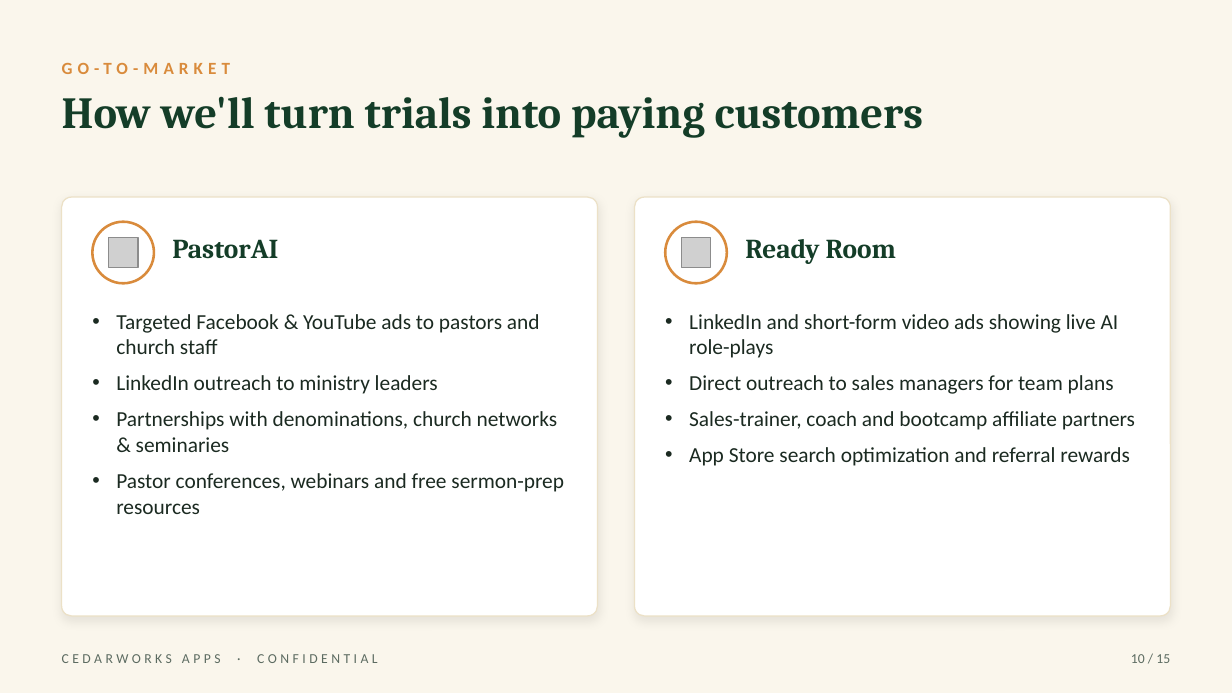
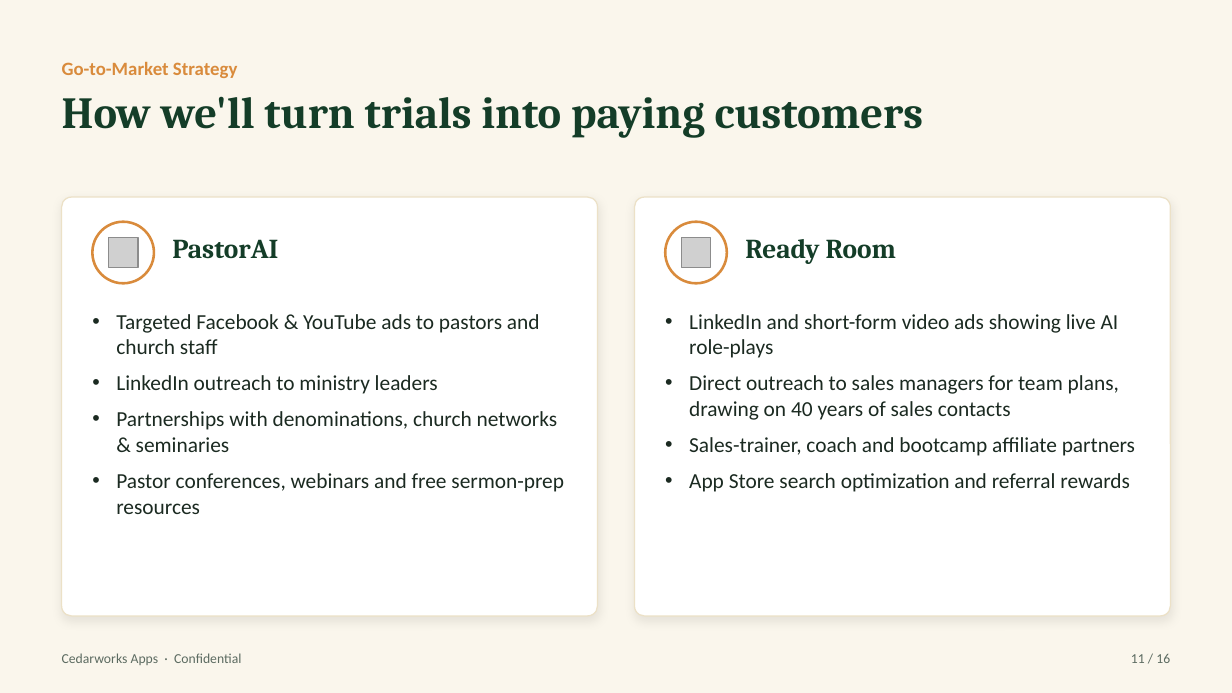
Before and after one commit to Pastorai1/Cedarworksapps, a slide deck: slide 11 of pitch-deck/Cedarworks-Apps-Pitch-Deck.pptx (slide 10 before the commit). Drawn at 1232x693 pixels with LibreOffice and Linux fonts; fonts in the diff are those of the drawing; grey boxes stand for pictures. Boxes give left, top, right and bottom in pixels: in the first picture for what was removed or moved away, otherwise in the second. Text is boxed around its words. In the diff, an @@ line names an element or a change of style, - is before the commit and + after.

```diff
--- a/pitch-deck/Cedarworks-Apps-Pitch-Deck.pptx
+++ b/pitch-deck/Cedarworks-Apps-Pitch-Deck.pptx
@@ text at [62,62,238,78]: text changed; size 10 to 11 pt @@
-GO-TO-MARKET
+Go-to-Market Strategy
@@ text at [689,375,1119,420]: text changed @@
-• Direct outreach to sales managers for team plans
+• Direct outreach to sales managers for team plans, drawing on 40 years of sales contacts
@@ text at [62,653,241,665]: text changed @@
-CEDARWORKS APPS · CONFIDENTIAL
+Cedarworks Apps · Confidential
@@ text at [1131,654,1170,663]: text changed @@
-10 / 15
+11 / 16
```
Also in this commit, not shown: 11 other slides changed, 4 slides added, 3 slides removed, 3 other files.
